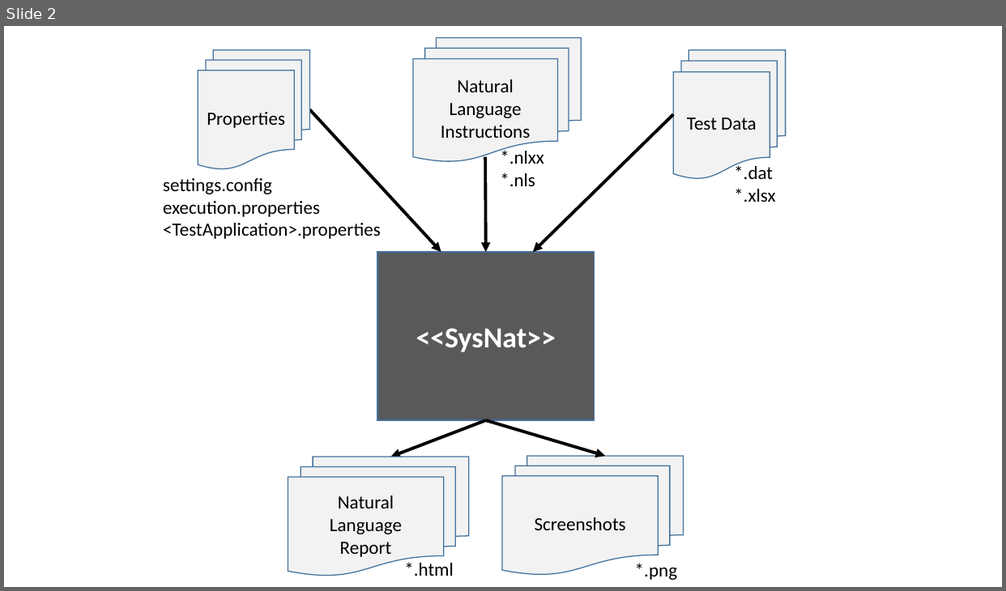
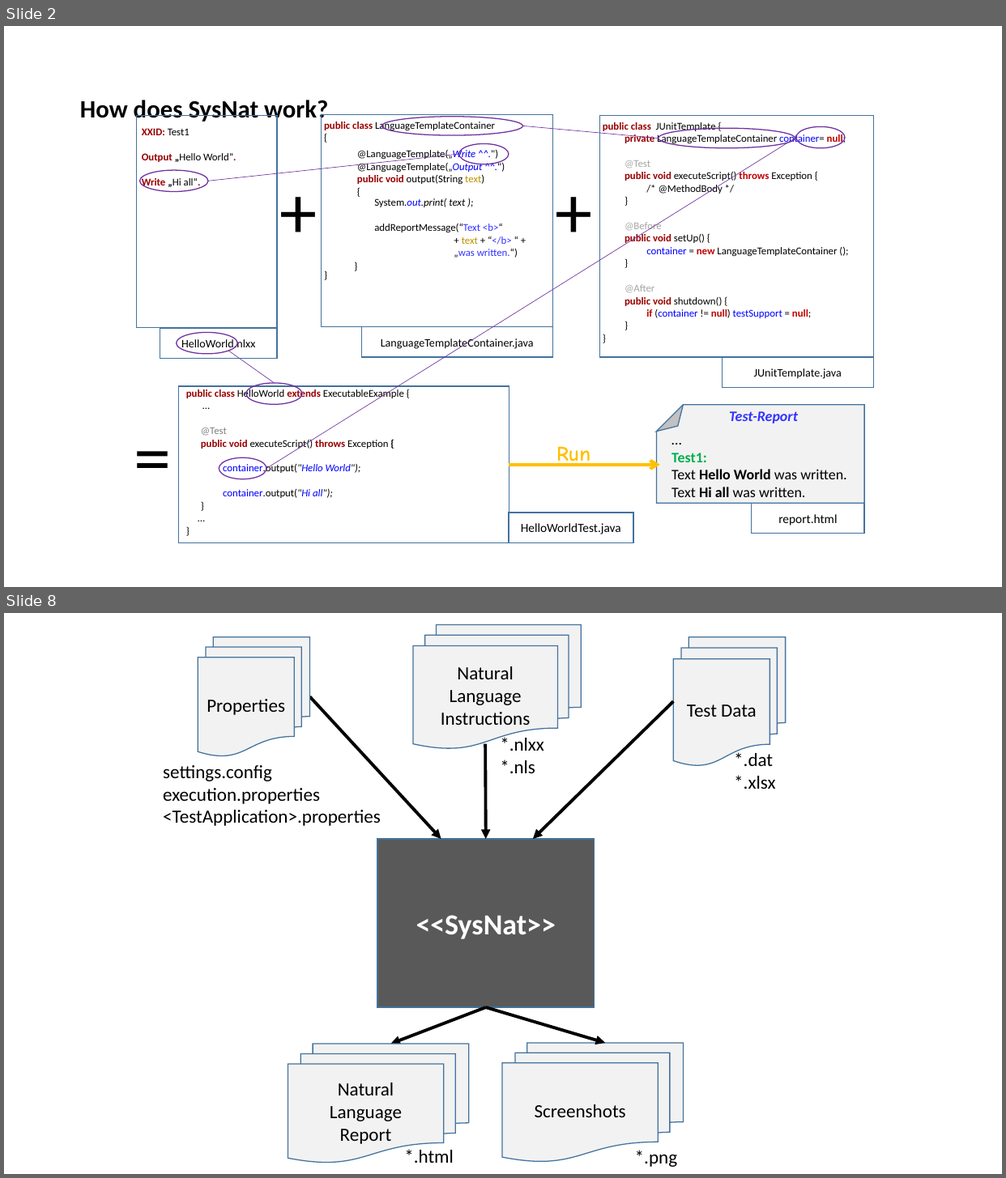
Before and after one commit to iks-gmbh-tools/SysNat, a slide deck: documentation/Figures.pptx. Shown one above the other, each under a label of ours: slide 2 before the commit, slides 2 and 8 after it; the slides between them are not shown. The pictures are 1006x591 and 1006x1178 pixels, drawn with LibreOffice and Linux fonts; fonts in the diff are those of the drawing. Boxes give left, top, right and bottom in pixels: in the first picture for what was removed or moved away, otherwise in the second. Text is boxed around its words. In the diff, an @@ line names an element or a change of style, - is before the commit and + after.

```diff
--- a/documentation/Figures.pptx
+++ b/documentation/Figures.pptx
@@ slide 2 added at box(4, 26, 1002, 587), background #FFFFFF @@
@@ title added at box(80, 100, 328, 125), 24 pt, text #000000, bold @@
+How does SysNat work?
@@ rectangle added at box(137, 116, 277, 327), outline #43739E 1 pt @@
@@ group added at box(273, 115, 553, 357): 2 rectangles, 2 texts @@
+LanguageTemplateContainer.java
++
+public class LanguageTemplateContainer
+{
+}
@@ ellipse added at box(382, 117, 522, 135), outline #7030A0 1 pt @@
@@ text added at box(142, 128, 236, 189), 10 pt, text #000000 @@
+XXID: Test1
+Output „Hello World“.
+Write „Hi all“.
@@ line added from (266, 468) to (796, 138), #7030A0 0.5 pt @@
@@ ellipse added at box(459, 143, 509, 164), outline #7030A0 1 pt @@
@@ line added from (522, 126) to (658, 139), #7030A0 0.5 pt @@
@@ ellipse added at box(658, 129, 795, 149), outline #7030A0 1 pt @@
@@ ellipse added at box(796, 127, 845, 149), outline #7030A0 1 pt @@
@@ ellipse added at box(139, 170, 207, 192), outline #7030A0 1 pt @@
@@ line added from (208, 181) to (459, 154), #7030A0 0.5 pt @@
@@ text added at box(357, 149, 484, 184), 10 pt, text #000000 @@
+  @LanguageTemplate(„Write ^^.")
+  @LanguageTemplate(„Output ^^.")
+  public void output(String text)
+  {
+}
@@ group added at box(548, 116, 874, 387): 2 texts, 2 rectangles @@
+public class JUnitTemplate {
+private LanguageTemplateContainer container= null;
+@Test
+public void executeScript() throws Exception {
+/* @MethodBody */
+}
+@Before
+public void setUp() {
+container = new LanguageTemplateContainer ();
+}
+@After
+public void shutdown() {
+if (container != null) testSupport = null;
+}
+}
+JUnitTemplate.java
++
@@ text added at box(374, 199, 518, 258), 10 pt, text #000000 @@
+    System.out.print( text );
+    addReportMessage(“Text <b>“
+    + text + “</b> “ +
+    „was written.“)
@@ rectangle added at box(160, 328, 277, 358), outline #43739E 1 pt, 11 pt, text #000000 @@
+HelloWorld.nlxx
@@ ellipse added at box(177, 333, 237, 355), outline #7030A0 1 pt @@
@@ line added from (275, 383) to (228, 351), #7030A0 0.5 pt @@
@@ ellipse added at box(246, 383, 303, 405), outline #7030A0 1 pt @@
@@ group added at box(127, 386, 633, 544): 2 texts, 2 rectangles @@
+public class HelloWorld extends ExecutableExample {
+…
+  @Test
+  public void executeScript() throws Exception {
+      container.output("Hello World");
+      container.output("Hi all");
+  }
+  …
+  }
+HelloWorldTest.java
+=
@@ folded corner added at box(657, 405, 865, 503), fill #F2F2F2, outline #43739E 1 pt @@
@@ text added at box(729, 412, 798, 424), 14 pt, text #3333FF, bold, italic @@
+Test-Report
@@ ellipse added at box(219, 458, 266, 480), outline #7030A0 1 pt @@
@@ text added at box(556, 446, 590, 467), 20 pt, text #FFC000, bold @@
+Run
@@ text added at box(671, 453, 846, 497), 14 pt, text #000000 @@
+…
+Test1:
+Text Hello World was written.
+Text Hi all was written.
@@ arrow added from (509, 465) to (660, 465), #FFC000 3 pt @@
@@ rectangle added at box(129, 494, 627, 544), fill #FFFFFF @@
@@ rectangle added at box(752, 504, 865, 534), fill #FFFFFF, outline #43739E 1 pt, 12 pt, text #000000 @@
+report.html
@@ what was slide 2 is now slide 8 @@
```
Also in this commit, not shown: 5 other slides added, 1 other file.
